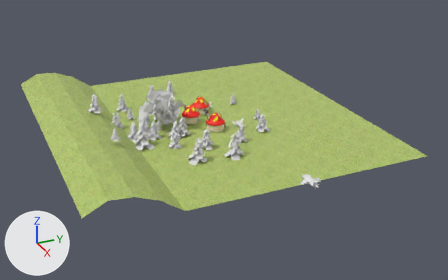
The Blender file media/trunk/cutscenes/intro1/introcutscene2.blend, before and after one commit.
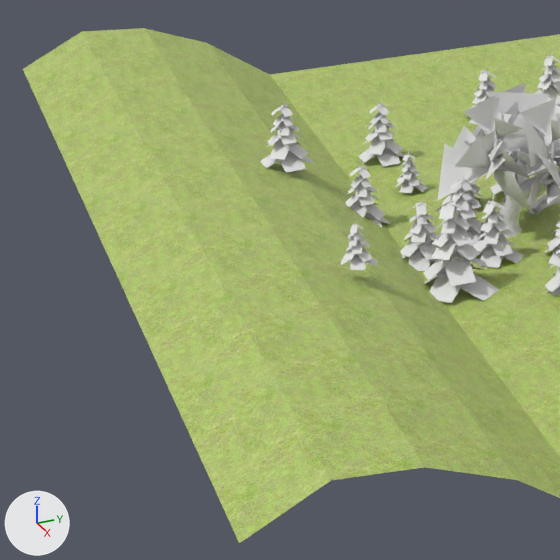
There are two pictures of each version: one whole from a 50 mm camera at (147.1, -60.1, 108.7) aimed at (-69.4, 37.3, 0.5), one close up on the part from 3% to 39% of the width and 23% to 80% of the height. Arrows for +X, +Y and +Z are at lower left; the lights stay in place. The last two pictures show the newer version.

The scene before the commit, as lines of its bpy script (objects in view):
```python
me_plane_001 = bpy.data.meshes.new('Plane.001')
me_plane_001.from_pydata(...)  # 14 vertices, 6 faces; spans x -1.0..1.0, y -1.0..1.0, z 0.0..0.15
me_plane_001.materials.append(mat_grass2_jpg)  # picture img_grass2_jpg
me_plane_307_plane_000 = bpy.data.meshes.new('Plane.307_Plane.000')
me_plane_307_plane_000.from_pydata(...)  # 4419 vertices, 1656 faces; spans x -56.6..19.6, y -1.1..16.9, z -19.8..63.7
# faces by material slot: [144, 168, 153, 281, 550, 360]
me_plane_307_plane_000.materials.append(mat_none_vegetation_1_png)  # its picture is missing
me_plane_307_plane_000.materials.append(mat_material_tf_000)  # its picture is missing
me_plane_307_plane_000.materials.append(mat_material_tf_001)  # its picture is missing
me_plane_307_plane_000.materials.append(mat_none_wooden2_png)  # its picture is missing
me_plane_307_plane_000.materials.append(mat_none_tree_1_png)  # its picture is missing
me_plane_307_plane_000.materials.append(mat_none_wooden_png)  # its picture is missing
ob_mesh_005 = bpy.data.objects.new('Mesh.005', me_plane_307_plane_000)
ob_mesh_005.location = (-115.7, 40.5, 0.0)
ob_mesh_005.rotation_euler = (1.571, 0.0, 1.709)  # degrees (90, 0, 98)
ob_plane_001 = bpy.data.objects.new('Plane.001', me_plane_001)
ob_plane_001.location = (-92.1, 36.7, -0.2)
ob_plane_001.scale = (68.9, 68.9, 68.9)
```
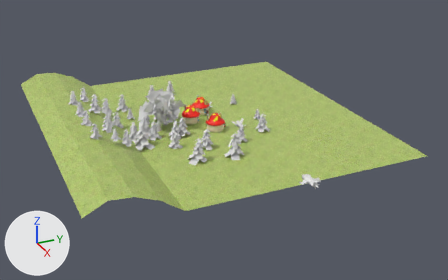
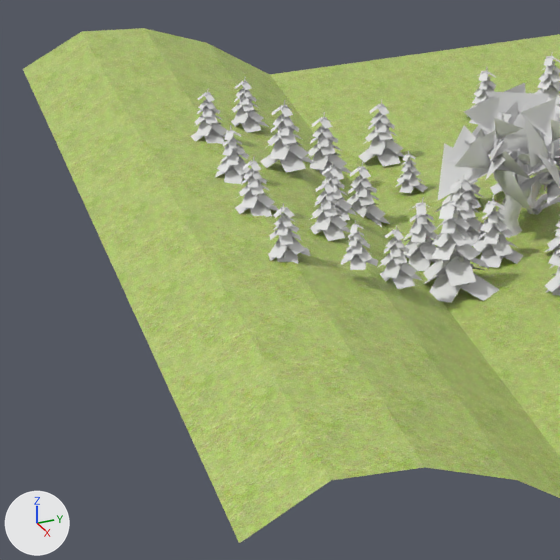
The change, as a diff of the scene's bpy script:
```diff
--- a/media/trunk/cutscenes/intro1/introcutscene2.blend.py
+++ b/media/trunk/cutscenes/intro1/introcutscene2.blend.py
@@ me_plane_307_plane_000 @@
 # used by ob_mesh_005; location = (-115.7, 40.5, 0.0); rotation_euler = (1.571, 0.0, 1.709), in degrees (90, 0, 98)
-me_plane_307_plane_000.from_pydata(...)  # 4419 vertices, 1656 faces; spans x -56.6..19.6, y -1.1..16.9, z -19.8..63.7
+me_plane_307_plane_000.from_pydata(...)  # 5859 vertices, 2106 faces; spans x -63.7..19.6, y -1.1..16.9, z -19.8..63.7
+# me_plane_307_plane_000 part 1: 1412 vertices added at x -63.7..-38.5, y 1.8..15.7, z -15.3..37.8
+# other edits to the shape of me_plane_307_plane_000 do not show in these pictures
 me_plane_307_plane_000.materials.append(mat_none_vegetation_1_png)
```

Location of each change, (x1, y1, x2, y2) in pixels of the close-ups (560 x 560 px):
'Mesh.005', reshaped
    before: (260, 52, 560, 303)
    after: (191, 52, 560, 303)
part 1 of me_plane_307_plane_000, added
    after: (191, 77, 423, 289)
